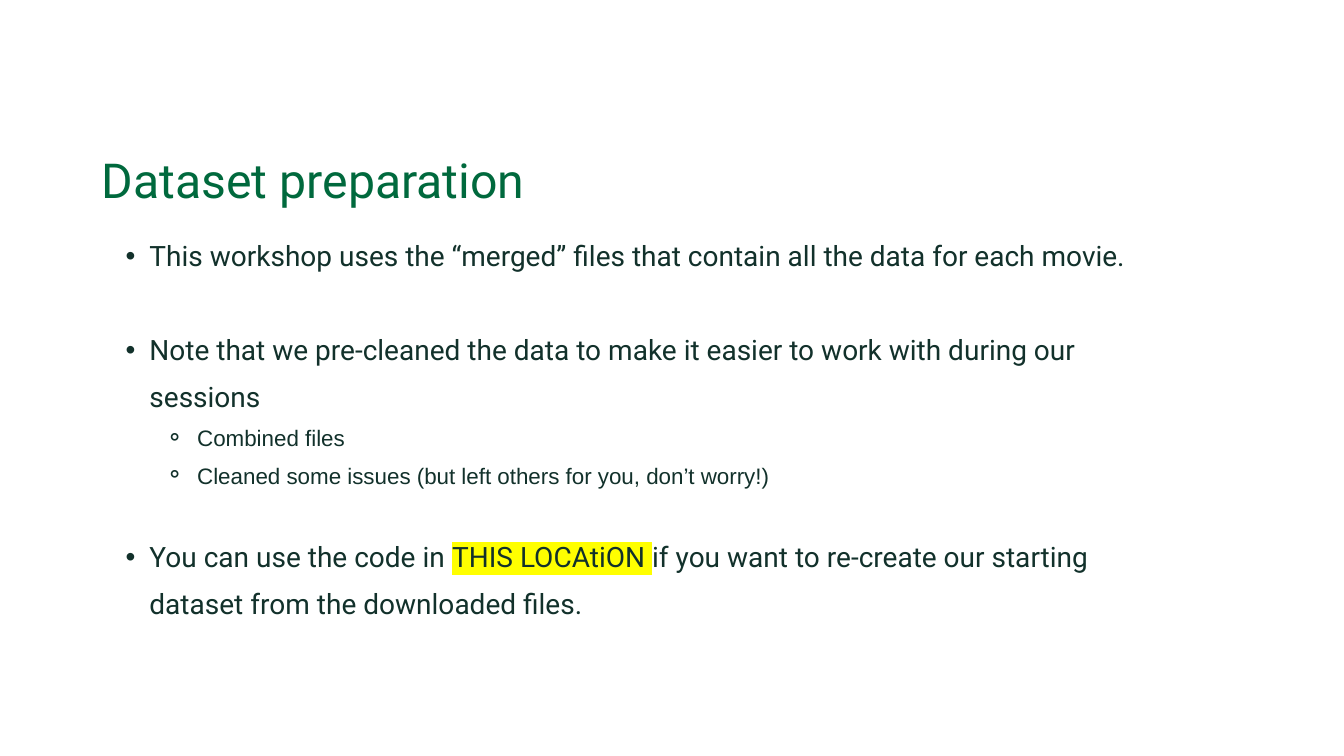
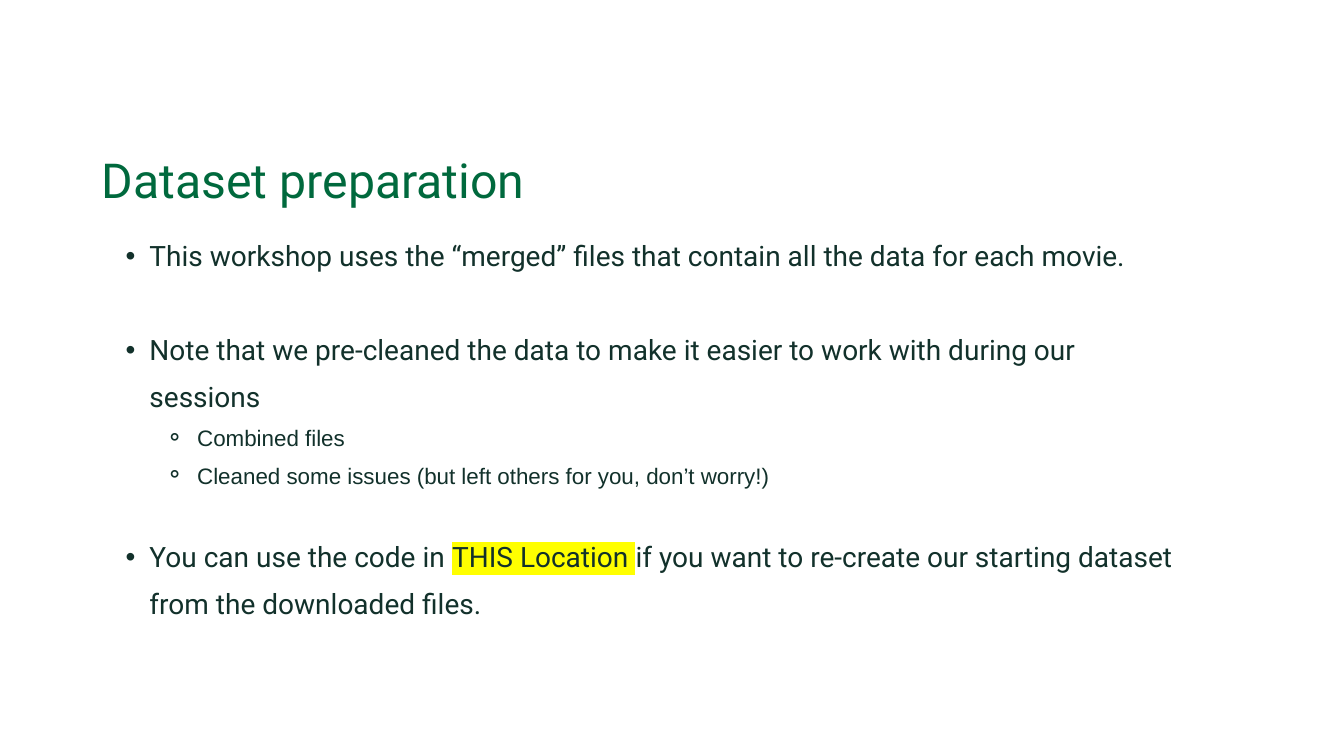
Before and after one commit to Dartmouth-Libraries/r-wrangle-viz_ws, a slide deck: slide 7 of slides/R_Data_Wrangling_and_Visualization.pptx (slide 8 before the commit). Drawn at 1344x756 pixels with LibreOffice and Linux fonts; fonts in the diff are those of the drawing; background and template pictures are left out. Boxes give left, top, right and bottom in pixels: in the first picture for what was removed or moved away, otherwise in the second. Text is boxed around its words. In the diff, an @@ line names an element or a change of style, - is before the commit and + after.

```diff
--- a/slides/R_Data_Wrangling_and_Visualization.pptx
+++ b/slides/R_Data_Wrangling_and_Visualization.pptx
@@ text at bbox=[149, 541, 1172, 615]: text changed @@
-  • You can use the code in THIS LOCAtiON if you want to re-create our starting dataset from the downloaded files.
+  • You can use the code in THIS Location if you want to re-create our starting dataset from the downloaded files.
```
Also in this commit, not shown: 1 other slide changed, 2 slides added, 6 slides removed, 2 other files.
